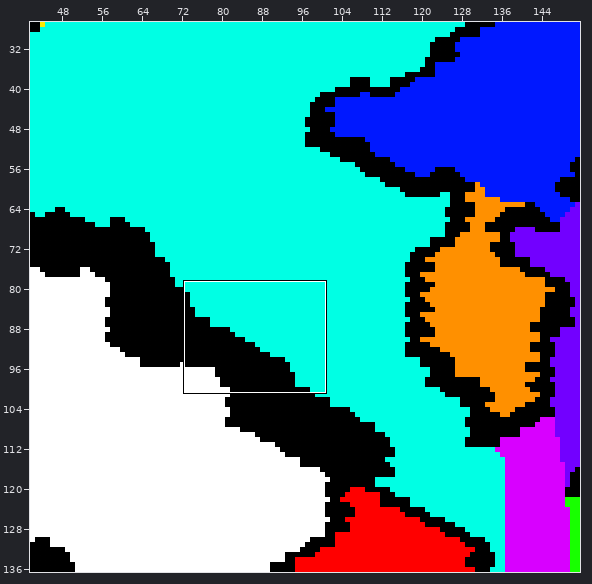
Two versions of a level (Tiled map, Project/Game/maps/walkable.tmx). Above: a wide view before the commit, with the close-up outlined.
Close-up. First the earlier version:
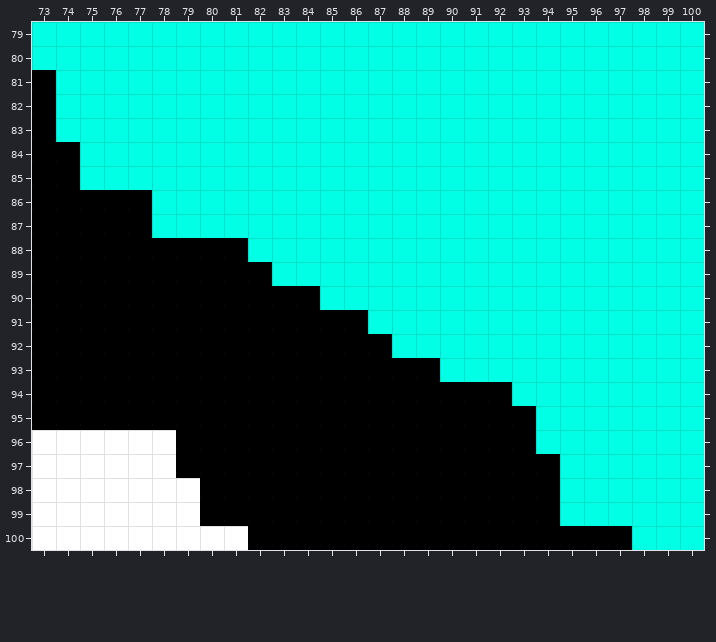
Cells are 16x16 px. Shown: x 73..100, y 79..100. The commit also changed other parts of the map, which this record leaves out.
Once edited:
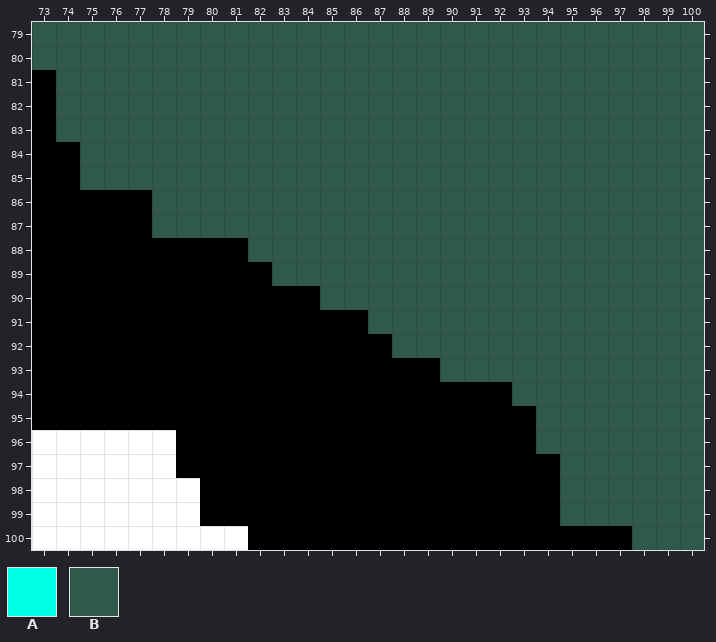
Key: from "Walkable": A 7, B 12.
_ is an empty cell.
Difference:
Layer "Walkable":
y 79..80: x 73..100 AAAAAAAAAAAAAAAAAAAAAAAAAAAA -> BBBBBBBBBBBBBBBBBBBBBBBBBBBB
y 81..83: x 74..100 AAAAAAAAAAAAAAAAAAAAAAAAAAA -> BBBBBBBBBBBBBBBBBBBBBBBBBBB
y 84..85: x 75..100 AAAAAAAAAAAAAAAAAAAAAAAAAA -> BBBBBBBBBBBBBBBBBBBBBBBBBB
y 86..87: x 78..100 AAAAAAAAAAAAAAAAAAAAAAA -> BBBBBBBBBBBBBBBBBBBBBBB
y 88: x 82..100 AAAAAAAAAAAAAAAAAAA -> BBBBBBBBBBBBBBBBBBB
y 89: x 83..100 AAAAAAAAAAAAAAAAAA -> BBBBBBBBBBBBBBBBBB
y 90: x 85..100 AAAAAAAAAAAAAAAA -> BBBBBBBBBBBBBBBB
y 91: x 87..100 AAAAAAAAAAAAAA -> BBBBBBBBBBBBBB
y 92: x 88..100 AAAAAAAAAAAAA -> BBBBBBBBBBBBB
y 93: x 90..100 AAAAAAAAAAA -> BBBBBBBBBBB
y 94: x 93..100 AAAAAAAA -> BBBBBBBB
y 95..96: x 94..100 AAAAAAA -> BBBBBBB
y 97..99: x 95..100 AAAAAA -> BBBBBB
y 100: x 98..100 AAA -> BBB
Changed places in both close-ups, as pixel boxes (x1, y1, x2, y2):
changed: (32, 22, 704, 550)
